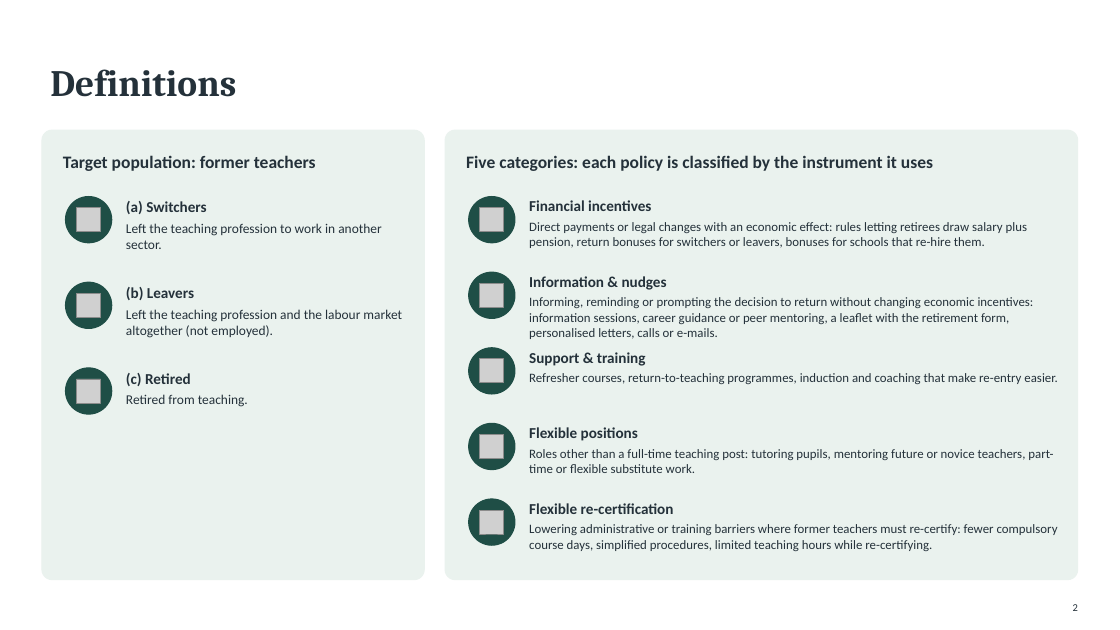
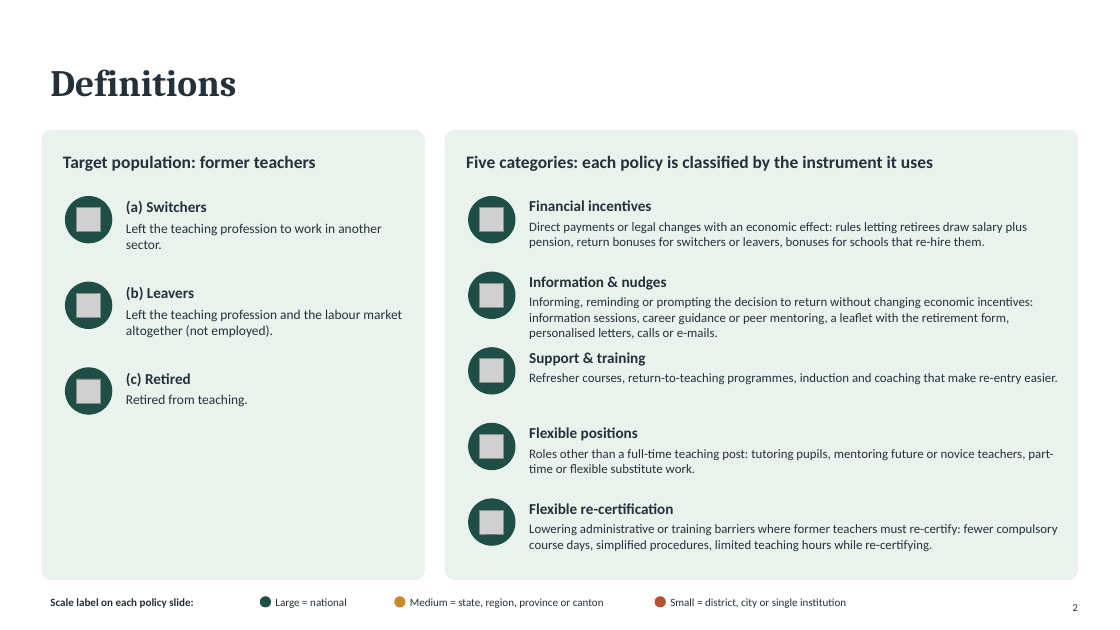
Before and after one commit to jedr1-ship-it/Alternative-Pathways----Quant, a slide deck: slide 2 of policies/Re-attracting_Former_Teachers.pptx. Drawn at 1120x630 pixels with LibreOffice and Linux fonts; fonts in the diff are those of the drawing; grey boxes stand for pictures. Boxes give left, top, right and bottom in pixels: in the first picture for what was removed or moved away, otherwise in the second. Text is boxed around its words. In the diff, an @@ line names an element or a change of style, - is before the commit and + after.

```diff
--- a/policies/Re-attracting_Former_Teachers.pptx
+++ b/policies/Re-attracting_Former_Teachers.pptx
@@ text added at (x1=50, y1=598, x2=193, y2=608), 9.5 pt, text #24313A, bold @@
+Scale label on each policy slide:
@@ ellipse added at (x1=260, y1=597, x2=271, y2=607), fill #1F4E46, outline #1F4E46 1 pt @@
@@ text added at (x1=275, y1=598, x2=347, y2=608), 9.5 pt, text #24313A @@
+Large = national
@@ ellipse added at (x1=395, y1=597, x2=405, y2=607), fill #C8892B, outline #C8892B 1 pt @@
@@ text added at (x1=410, y1=598, x2=604, y2=608), 9.5 pt, text #24313A @@
+Medium = state, region, province or canton
@@ ellipse added at (x1=655, y1=597, x2=665, y2=607), fill #B3542E, outline #B3542E 1 pt @@
@@ text added at (x1=670, y1=598, x2=846, y2=608), 9.5 pt, text #24313A @@
+Small = district, city or single institution
```
Also in this commit, not shown: 17 other slides changed, 15 slides added, 1 slide removed, 5 other files.
